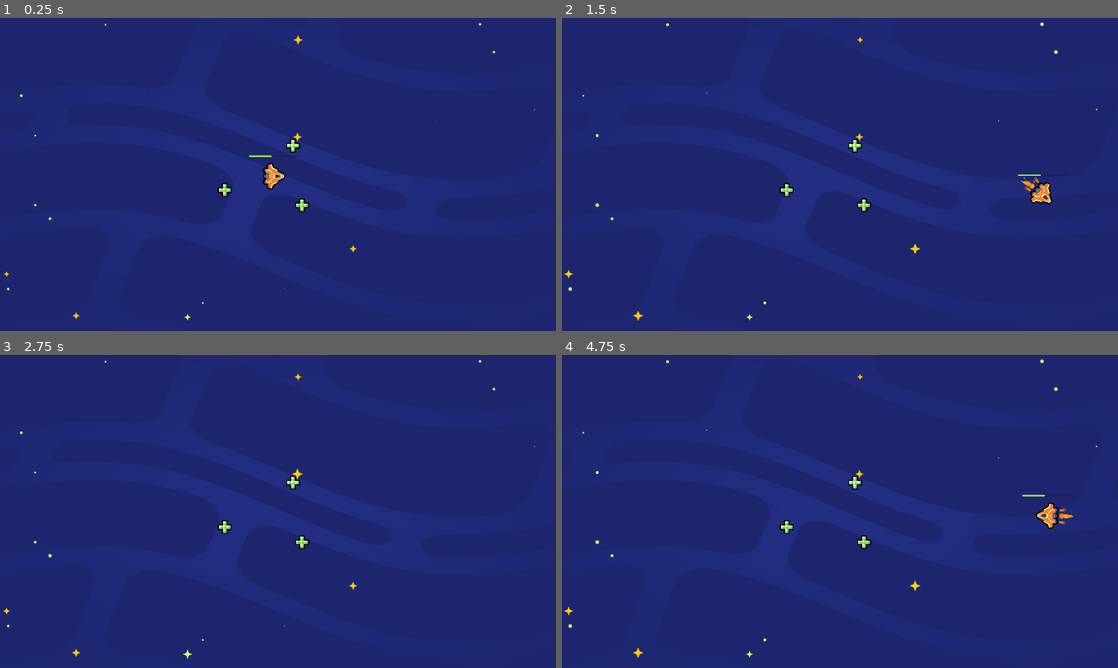
Above: before the commit, frames 1-4 (two rows, left to right).
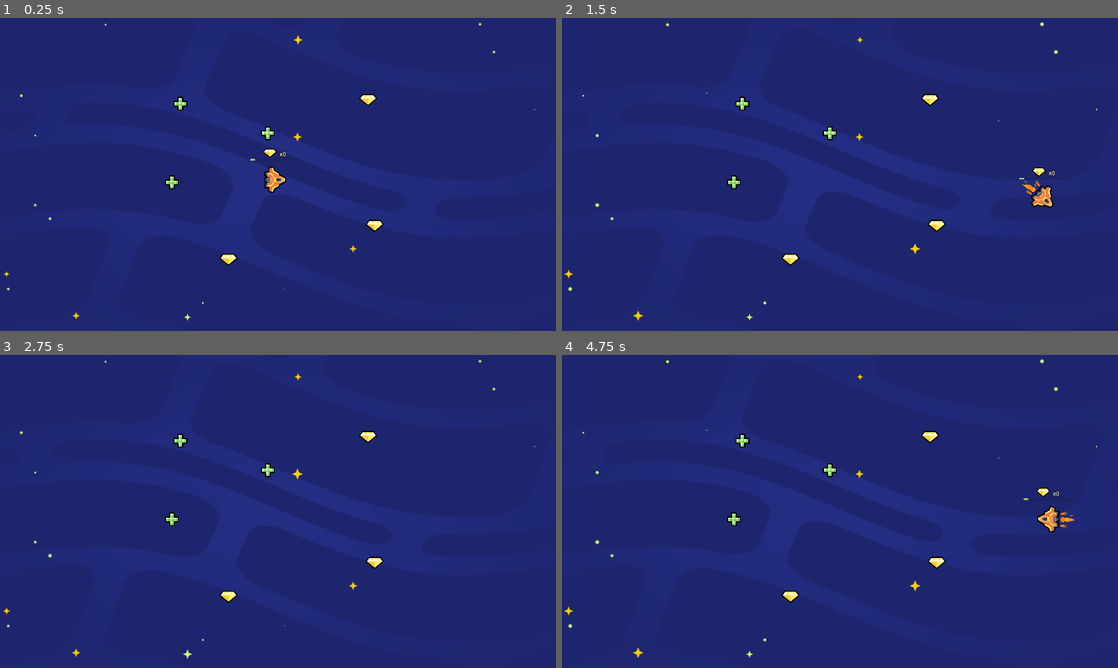
Above: after the commit, the same moments.

Repository: BombyDee/2d-GameDev-Course
Game: Godot game, scene res://lessons/space_level.tscn
The game is run twice, just before and just after one commit, with the same random seed, the same clock (stepped at 60 frames per second) and the same inputs.
Inputs:
- Up to frame 1 (0.25 s): no input
- Up to frame 2 (1.5 s): hold D (move_right) 0.53-1.28 s; hold S (move_down) from 1.28 s (still down)
- Up to frame 3 (2.75 s): release S (move_down) at 2.03 s; hold D (move_right) from 2.03 s (still down)
- Up to frame 4 (4.75 s): release D (move_right) at 2.78 s; hold W (move_up) 2.78-3.53 s; tap Enter at 3.5 s; hold A (move_left) from 3.53 s (still down)

The runs differ from the first frame. In frame 1, 1.1% of the frame differs, in the area x 29-69%, y 24-80%; in frame 2, 1.1%; in frame 3, 0.7%; in frame 4, 1.2%, in the area x 29-93%, y 24-80%.

Commit message:
L5. + L6. Code Player Health + Add Collectible Gems

Diff:
--- /dev/null
+++ b/05.loot_it_all_workbook/lessons/gem.tscn
@@ -0,0 +1,16 @@
+[gd_scene load_steps=4 format=3 uid="uid://c4kosqfu0erer"]
+
+[ext_resource type="Script" path="res://lessons/item.gd" id="1_umqqd"]
+[ext_resource type="Texture2D" uid="uid://d0bh8am2qd005" path="res://assets/gem_icon.png" id="2_77kae"]
+
+[sub_resource type="CircleShape2D" id="CircleShape2D_50acl"]
+radius = 25.1794
+
+[node name="Gem" type="Area2D" groups=["gem"]]
+script = ExtResource("1_umqqd")
+
+[node name="Sprite2D" type="Sprite2D" parent="."]
+texture = ExtResource("2_77kae")
+
+[node name="CollisionShape2D" type="CollisionShape2D" parent="."]
+shape = SubResource("CircleShape2D_50acl")
--- a/05.loot_it_all_workbook/lessons/health_pack.tscn
+++ b/05.loot_it_all_workbook/lessons/health_pack.tscn
@@ -1,12 +1,12 @@
 [gd_scene load_steps=4 format=3 uid="uid://ddangdjt5h8ok"]
 
-[ext_resource type="Script" path="res://lessons/health_pack.gd" id="1_taxom"]
+[ext_resource type="Script" path="res://lessons/item.gd" id="1_taxom"]
 [ext_resource type="Texture2D" uid="uid://dknpi2mq4dhpa" path="res://assets/health_icon.svg" id="2_1vlmu"]
 
 [sub_resource type="CircleShape2D" id="CircleShape2D_50acl"]
 radius = 25.1794
 
-[node name="HealthPack" type="Area2D"]
+[node name="HealthPack" type="Area2D" groups=["healing_item"]]
 script = ExtResource("1_taxom")
 
 [node name="Sprite2D" type="Sprite2D" parent="."]
--- a/05.loot_it_all_workbook/lessons/ship.gd
+++ b/05.loot_it_all_workbook/lessons/ship.gd
@@ -1,9 +1,16 @@
 extends Area2D
-
 
 var max_speed := 1200.0
 var velocity := Vector2(0, 0)
 var steering_factor := 3.0
+
+var health := 10
+var gem_count := 0
+
+
+func _ready() -> void:
+	area_entered.connect(_on_area_entered)
+	set_health(health)
 
 
 func _process(delta: float) -> void:
@@ -21,3 +28,17 @@
 
 	if velocity.length() > 0.0:
 		get_node("Sprite2D").rotation = velocity.angle()
+
+func set_gem_count(new_gem_count: int) -> void:
+	gem_count = new_gem_count
+	get_node("UI/GemCount").text = "x" + str(gem_count)
+
+func set_health(new_health: int) -> void:
+	health = new_health
+	get_node("UI/HealthBar").value = health
+
+func _on_area_entered(area_that_entered: Area2D) -> void:
+	if area_that_entered.is_in_group("gem"):
+		set_gem_count(gem_count + 1)
+	elif area_that_entered.is_in_group("healing_item"):
+		set_health(health + 10)
--- a/05.loot_it_all_workbook/lessons/ship.tscn
+++ b/05.loot_it_all_workbook/lessons/ship.tscn
@@ -1,8 +1,9 @@
-[gd_scene load_steps=7 format=3 uid="uid://dmv50krf4bo5r"]
+[gd_scene load_steps=9 format=3 uid="uid://dmv50krf4bo5r"]
 
 [ext_resource type="Texture2D" uid="uid://bniyrxn3r2v8h" path="res://assets/ship.png" id="3_pdppw"]
 [ext_resource type="Script" path="res://lessons/ship.gd" id="4_p1sls"]
 [ext_resource type="PackedScene" uid="uid://dgf54k70yiiff" path="res://assets/ship_visual_effects/main_thruster/main_thruster.tscn" id="5_q7c3l"]
+[ext_resource type="Texture2D" uid="uid://d0bh8am2qd005" path="res://assets/gem_icon.png" id="5_rx1fr"]
 [ext_resource type="PackedScene" uid="uid://bklom8bhpxg4h" path="res://assets/ship_visual_effects/side_thruster/side_thruster.tscn" id="6_1updt"]
 
 [sub_resource type="CircleShape2D" id="CircleShape2D_k8i6j"]
@@ -14,6 +15,11 @@
 corner_radius_top_right = 4
 corner_radius_bottom_right = 4
 corner_radius_bottom_left = 4
+
+[sub_resource type="LabelSettings" id="LabelSettings_3okb8"]
+font_size = 20
+outline_size = 8
+outline_color = Color(0, 0, 0, 1)
 
 [node name="Ship" type="Area2D"]
 script = ExtResource("4_p1sls")
@@ -51,3 +57,17 @@
 theme_override_styles/fill = SubResource("StyleBoxFlat_7hrbi")
 value = 46.0
 show_percentage = false
+
+[node name="Sprite2D" type="Sprite2D" parent="UI"]
+position = Vector2(-18, -92)
+scale = Vector2(0.75, 0.75)
+texture = ExtResource("5_rx1fr")
+
+[node name="GemCount" type="Label" parent="UI"]
+layout_mode = 0
+offset_left = 15.0
+offset_top = -103.0
+offset_right = 55.0
+offset_bottom = -80.0
+text = "x0"
+label_settings = SubResource("LabelSettings_3okb8")
--- a/05.loot_it_all_workbook/lessons/space_level.tscn
+++ b/05.loot_it_all_workbook/lessons/space_level.tscn
@@ -1,10 +1,12 @@
-[gd_scene load_steps=4 format=3 uid="uid://btkjymc78ap8d"]
+[gd_scene load_steps=5 format=3 uid="uid://btkjymc78ap8d"]
 
 [ext_resource type="PackedScene" uid="uid://ddangdjt5h8ok" path="res://lessons/health_pack.tscn" id="1_gevxs"]
 [ext_resource type="PackedScene" uid="uid://dmv50krf4bo5r" path="res://lessons/ship.tscn" id="2_2j1u5"]
 [ext_resource type="PackedScene" uid="uid://bxfevggvxo634" path="res://assets/background/space_background.tscn" id="3_e6xy1"]
+[ext_resource type="PackedScene" uid="uid://c4kosqfu0erer" path="res://lessons/gem.tscn" id="4_opjy8"]
 
 [node name="Level" type="Node2D"]
+position = Vector2(4, 12)
 
 [node name="Ship" parent="." instance=ExtResource("2_2j1u5")]
 position = Vector2(946, 546)
@@ -12,10 +14,19 @@
 [node name="SpaceBackground" parent="." instance=ExtResource("3_e6xy1")]
 
 [node name="HealthPack" parent="." instance=ExtResource("1_gevxs")]
-position = Vector2(1012, 441)
+position = Vector2(619, 284)
 
 [node name="HealthPack2" parent="." instance=ExtResource("1_gevxs")]
-position = Vector2(1043, 646)
+position = Vector2(590, 555)
 
 [node name="HealthPack3" parent="." instance=ExtResource("1_gevxs")]
-position = Vector2(776, 594)
+position = Vector2(921, 386)
+
+[node name="Gem" parent="." instance=ExtResource("4_opjy8")]
+position = Vector2(785, 822)
+
+[node name="Gem2" parent="." instance=ExtResource("4_opjy8")]
+position = Vector2(1290, 705)
+
+[node name="Gem3" parent="." instance=ExtResource("4_opjy8")]
+position = Vector2(1267, 271)
--- a/05.loot_it_all_workbook/practices/L5.P1.code_an_energy_pack/code_an_energy_pack.tscn
+++ b/05.loot_it_all_workbook/practices/L5.P1.code_an_energy_pack/code_an_energy_pack.tscn
@@ -1,28 +1,22 @@
-[gd_scene load_steps=5 format=3]
+[gd_scene load_steps=3 format=3 uid="uid://do110c4evphrf"]
 
 [ext_resource type="PackedScene" path="res://practices/L5.P1.code_an_energy_pack/ship_energy_pack.tscn" id="1_jrchu"]
-[ext_resource type="Script" path="res://practices/L5.P1.code_an_energy_pack/ship_energy_pack.gd" id="2_y5mpa"]
 [ext_resource type="PackedScene" path="res://practices/L5.P1.code_an_energy_pack/energy_pack.tscn" id="3_1o63n"]
-[ext_resource type="Script" path="res://practices/L5.P1.code_an_energy_pack/energy_pack.gd" id="4_qplhv"]
 
 [node name="CodeAnEnergyPack" type="Node2D"]
 position = Vector2(960, 540)
 
-[node name="ShipEnergyPack" type="Area2D" parent="." instance=ExtResource("1_jrchu")]
+[node name="ShipEnergyPack" parent="." instance=ExtResource("1_jrchu")]
 position = Vector2(-556, 0)
-script = ExtResource("2_y5mpa")
 
-[node name="EnergyPack" type="Area2D" parent="." instance=ExtResource("3_1o63n")]
+[node name="EnergyPack" parent="." instance=ExtResource("3_1o63n")]
 position = Vector2(-221, -1)
-script = ExtResource("4_qplhv")
 
-[node name="EnergyPack2" type="Area2D" parent="." instance=ExtResource("3_1o63n")]
+[node name="EnergyPack2" parent="." instance=ExtResource("3_1o63n")]
 position = Vector2(2, -1)
-script = ExtResource("4_qplhv")
 
-[node name="EnergyPack3" type="Area2D" parent="." instance=ExtResource("3_1o63n")]
+[node name="EnergyPack3" parent="." instance=ExtResource("3_1o63n")]
 position = Vector2(197, -1)
-script = ExtResource("4_qplhv")
 
 [node name="ExtraVisuals" type="Node" parent="."]
 
--- a/05.loot_it_all_workbook/practices/L5.P1.code_an_energy_pack/ship_energy_pack.gd
+++ b/05.loot_it_all_workbook/practices/L5.P1.code_an_energy_pack/ship_energy_pack.gd
@@ -8,6 +8,11 @@
 
 
 func _ready() -> void:
+	area_entered.connect(_on_area_entered)
+	set_energy(0)
+
+func set_energy(new_energy: int) -> void:
+	energy = new_energy
 	get_node("UI/EnergyBar").value = energy
 
 
@@ -24,4 +29,4 @@
 
 
 func _on_area_entered(area: Area2D) -> void:
-	pass
+	set_energy(energy + 20)
--- a/05.loot_it_all_workbook/practices/L6.P1.create_coins/coin.tscn
+++ b/05.loot_it_all_workbook/practices/L6.P1.create_coins/coin.tscn
@@ -1,3 +1,16 @@
-[gd_scene format=3]
+[gd_scene load_steps=4 format=3 uid="uid://bk4a7mn7ur8cg"]
+
+[ext_resource type="Script" path="res://practices/L6.P1.create_coins/coin.gd" id="1_hnwhp"]
+[ext_resource type="Texture2D" uid="uid://b5n8ybmtouhk0" path="res://assets/practice_assets/coin.png" id="1_yw6ui"]
+
+[sub_resource type="CircleShape2D" id="CircleShape2D_84fec"]
+radius = 56.3205
 
 [node name="Coin" type="Area2D"]
+script = ExtResource("1_hnwhp")
+
+[node name="Sprite2D" type="Sprite2D" parent="."]
+texture = ExtResource("1_yw6ui")
+
+[node name="CollisionShape2D" type="CollisionShape2D" parent="."]
+shape = SubResource("CircleShape2D_84fec")
--- a/05.loot_it_all_workbook/practices/L6.P1.create_coins/create_coins.tscn
+++ b/05.loot_it_all_workbook/practices/L6.P1.create_coins/create_coins.tscn
@@ -1,13 +1,14 @@
-[gd_scene load_steps=3 format=3]
+[gd_scene load_steps=4 format=3 uid="uid://dane6afw5ihab"]
 
-[ext_resource type="PackedScene" path="res://practices/L6.P1.create_coins/ship_create_coins.tscn" id="1_x2knq"]
-[ext_resource type="Script" path="res://practices/L6.P1.create_coins/ship_create_coins.gd" id="2_ytyj5"]
+[ext_resource type="PackedScene" uid="uid://gttgp1gxtdwr" path="res://addons/gdquest_practice_framework/practice_solutions/L6.P1.create_coins/ship_create_coins.tscn" id="1_dp5ku"]
+[ext_resource type="Script" path="res://practices/L6.P1.create_coins/ship_create_coins.gd" id="2_saj1h"]
+[ext_resource type="PackedScene" uid="uid://bk4a7mn7ur8cg" path="res://practices/L6.P1.create_coins/coin.tscn" id="3_buqkk"]
 
 [node name="CreateCoins" type="Node2D"]
 
-[node name="Ship" type="Area2D" parent="." instance=ExtResource("1_x2knq")]
+[node name="Ship" parent="." instance=ExtResource("1_dp5ku")]
 position = Vector2(973, 541)
-script = ExtResource("2_ytyj5")
+script = ExtResource("2_saj1h")
 
 [node name="ExtraVisuals" type="Node" parent="."]
 
@@ -25,3 +26,15 @@
 grow_horizontal = 2
 grow_vertical = 2
 color = Color(0.219608, 0.317647, 0.776471, 1)
+
+[node name="Coin" parent="." instance=ExtResource("3_buqkk")]
+position = Vector2(453, 324)
+
+[node name="Coin2" parent="." instance=ExtResource("3_buqkk")]
+position = Vector2(605, 695)
+
+[node name="Coin3" parent="." instance=ExtResource("3_buqkk")]
+position = Vector2(1324, 246)
+
+[node name="Coin4" parent="." instance=ExtResource("3_buqkk")]
+position = Vector2(1208, 793)
--- a/05.loot_it_all_workbook/practices/L6.P1.create_coins/ship_create_coins.tscn
+++ b/05.loot_it_all_workbook/practices/L6.P1.create_coins/ship_create_coins.tscn
@@ -1,9 +1,9 @@
-[gd_scene load_steps=10 format=3]
+[gd_scene load_steps=10 format=3 uid="uid://cyd6e7wxblxnm"]
 
-[ext_resource type="Script" path="res://practices/L6.P1.create_coins/ship_create_coins.gd" id="1_gkcxq"]
-[ext_resource type="Texture2D" path="res://assets/practice_assets/ellipse_white.png" id="2_bwehp"]
-[ext_resource type="Texture2D" path="res://assets/practice_assets/shape_ship.png" id="3_uipmn"]
-[ext_resource type="Texture2D" path="res://assets/practice_assets/coin.png" id="4_eh7qw"]
+[ext_resource type="Script" path="res://practices/L6.P1.create_coins/ship_create_coins.gd" id="1_yfu05"]
+[ext_resource type="Texture2D" uid="uid://bkueifls7csiy" path="res://assets/practice_assets/ellipse_white.png" id="2_vbjjx"]
+[ext_resource type="Texture2D" uid="uid://d1xp2mgpkkc42" path="res://assets/practice_assets/shape_ship.png" id="3_32bu4"]
+[ext_resource type="Texture2D" uid="uid://b5n8ybmtouhk0" path="res://assets/practice_assets/coin.png" id="4_eqv4m"]
 
 [sub_resource type="Curve" id="Curve_f7g5y"]
 _data = [Vector2(0, 0.663194), 0.0, 0.0, 0, 0, Vector2(1, 0), -0.0319997, 0.0, 0, 0]
@@ -27,21 +27,21 @@
 outline_color = Color(0, 0, 0, 1)
 
 [node name="Ship" type="Area2D"]
-script = ExtResource("1_gkcxq")
+script = ExtResource("1_yfu05")
 
 [node name="GPUParticles2D" type="GPUParticles2D" parent="."]
 modulate = Color(0.584314, 0.380392, 0.933333, 1)
 show_behind_parent = true
 z_index = -2
 process_material = SubResource("ParticleProcessMaterial_8umco")
-texture = ExtResource("2_bwehp")
+texture = ExtResource("2_vbjjx")
 visibility_rect = Rect2(-4000, -4000, 4000, 4000)
 
 [node name="CollisionShape2D" type="CollisionShape2D" parent="."]
 shape = SubResource("CircleShape2D_cwkdh")
 
 [node name="Sprite2D" type="Sprite2D" parent="."]
-texture = ExtResource("3_uipmn")
+texture = ExtResource("3_32bu4")
 
 [node name="UI" type="Control" parent="."]
 layout_mode = 3
@@ -52,7 +52,7 @@
 [node name="Sprite2D" type="Sprite2D" parent="UI"]
 position = Vector2(-39, -92)
 scale = Vector2(0.382609, 0.382609)
-texture = ExtResource("4_eh7qw")
+texture = ExtResource("4_eqv4m")
 
 [node name="CoinsCount" type="Label" parent="UI"]
 layout_mode = 0
--- a/05.loot_it_all_workbook/practices/L6.P2.coins_and_energy_packs/coin.tscn
+++ b/05.loot_it_all_workbook/practices/L6.P2.coins_and_energy_packs/coin.tscn
@@ -1,12 +1,12 @@
-[gd_scene load_steps=4 format=3]
+[gd_scene load_steps=4 format=3 uid="uid://r4jqbnehxo04"]
 
 [ext_resource type="Script" path="res://practices/L6.P2.coins_and_energy_packs/collectible.gd" id="1_sd3rg"]
-[ext_resource type="Texture2D" path="res://assets/practice_assets/coin.png" id="2_1qvoi"]
+[ext_resource type="Texture2D" uid="uid://b5n8ybmtouhk0" path="res://assets/practice_assets/coin.png" id="2_1qvoi"]
 
 [sub_resource type="CircleShape2D" id="CircleShape2D_8or2y"]
 radius = 57.1402
 
-[node name="Coin" type="Area2D"]
+[node name="Coin" type="Area2D" groups=["coin"]]
 script = ExtResource("1_sd3rg")
 
 [node name="Sprite2D" type="Sprite2D" parent="."]
--- a/05.loot_it_all_workbook/practices/L6.P2.coins_and_energy_packs/coins_and_energy_packs.tscn
+++ b/05.loot_it_all_workbook/practices/L6.P2.coins_and_energy_packs/coins_and_energy_packs.tscn
@@ -1,40 +1,31 @@
-[gd_scene load_steps=6 format=3]
+[gd_scene load_steps=4 format=3 uid="uid://dlmb6x8g68dub"]
 
 [ext_resource type="PackedScene" path="res://practices/L6.P2.coins_and_energy_packs/ship_coins_and_energy_packs.tscn" id="1_l7py2"]
-[ext_resource type="Script" path="res://practices/L6.P2.coins_and_energy_packs/ship_coins_and_energy_packs.gd" id="2_mt54v"]
-[ext_resource type="PackedScene" path="res://practices/L6.P2.coins_and_energy_packs/coin.tscn" id="3_v6eww"]
-[ext_resource type="Script" path="res://practices/L6.P2.coins_and_energy_packs/collectible.gd" id="4_ynkwx"]
-[ext_resource type="PackedScene" path="res://practices/L6.P2.coins_and_energy_packs/energy_pack.tscn" id="5_4aryi"]
+[ext_resource type="PackedScene" uid="uid://r4jqbnehxo04" path="res://practices/L6.P2.coins_and_energy_packs/coin.tscn" id="3_v6eww"]
+[ext_resource type="PackedScene" uid="uid://cxu02gi5i5fgx" path="res://practices/L6.P2.coins_and_energy_packs/energy_pack.tscn" id="5_4aryi"]
 
 [node name="CoinsAndEnergyPacks" type="Node2D"]
 
-[node name="Ship" type="Area2D" parent="." instance=ExtResource("1_l7py2")]
+[node name="Ship" parent="." instance=ExtResource("1_l7py2")]
 position = Vector2(962, 534)
-script = ExtResource("2_mt54v")
 
-[node name="Coin" type="Area2D" parent="." instance=ExtResource("3_v6eww")]
+[node name="Coin" parent="." instance=ExtResource("3_v6eww")]
 position = Vector2(544, 336)
-script = ExtResource("4_ynkwx")
 
-[node name="EnergyPack" type="Area2D" parent="." instance=ExtResource("5_4aryi")]
+[node name="EnergyPack" parent="." instance=ExtResource("5_4aryi")]
 position = Vector2(564, 707)
-script = ExtResource("4_ynkwx")
 
-[node name="Coin2" type="Area2D" parent="." instance=ExtResource("3_v6eww")]
+[node name="Coin2" parent="." instance=ExtResource("3_v6eww")]
 position = Vector2(971, 862)
-script = ExtResource("4_ynkwx")
 
-[node name="EnergyPack2" type="Area2D" parent="." instance=ExtResource("5_4aryi")]
+[node name="EnergyPack2" parent="." instance=ExtResource("5_4aryi")]
 position = Vector2(1337, 631)
-script = ExtResource("4_ynkwx")
 
-[node name="Coin3" type="Area2D" parent="." instance=ExtResource("3_v6eww")]
+[node name="Coin3" parent="." instance=ExtResource("3_v6eww")]
 position = Vector2(1337, 284)
-script = ExtResource("4_ynkwx")
 
-[node name="EnergyPack3" type="Area2D" parent="." instance=ExtResource("5_4aryi")]
+[node name="EnergyPack3" parent="." instance=ExtResource("5_4aryi")]
 position = Vector2(925, 168)
-script = ExtResource("4_ynkwx")
 
 [node name="ExtraVisuals" type="Node" parent="."]
 
--- a/05.loot_it_all_workbook/practices/L6.P2.coins_and_energy_packs/energy_pack.tscn
+++ b/05.loot_it_all_workbook/practices/L6.P2.coins_and_energy_packs/energy_pack.tscn
@@ -1,12 +1,12 @@
-[gd_scene load_steps=4 format=3]
+[gd_scene load_steps=4 format=3 uid="uid://cxu02gi5i5fgx"]
 
 [ext_resource type="Script" path="res://practices/L6.P2.coins_and_energy_packs/collectible.gd" id="1_xx3ac"]
-[ext_resource type="Texture2D" path="res://assets/practice_assets/energy_pack.png" id="2_rcrnv"]
+[ext_resource type="Texture2D" uid="uid://bdkl4qmqe0suw" path="res://assets/practice_assets/energy_pack.png" id="2_rcrnv"]
 
 [sub_resource type="CircleShape2D" id="CircleShape2D_gmkso"]
 radius = 57.1402
 
-[node name="EnergyPack" type="Area2D"]
+[node name="EnergyPack" type="Area2D" groups=["energy"]]
 script = ExtResource("1_xx3ac")
 
 [node name="Sprite2D" type="Sprite2D" parent="."]
--- a/05.loot_it_all_workbook/practices/L6.P2.coins_and_energy_packs/ship_coins_and_energy_packs.gd
+++ b/05.loot_it_all_workbook/practices/L6.P2.coins_and_energy_packs/ship_coins_and_energy_packs.gd
@@ -34,7 +34,16 @@
 		set_process(false)
 		target_reached.emit()
 
+func set_coin_amount(new_coin: int) -> void:
+	coins = new_coin
+	get_node("UI/CoinsCount").text = "x" + str(coins)
+
+func set_energy_amount(new_energy: int) -> void:
+	energy = new_energy
+	get_node("UI/EnergyBar").value = energy
 
 func _on_area_entered(area_that_entered: Area2D) -> void:
-	energy += 20.0
-	get_node("UI/EnergyBar").value = energy
+	if area_that_entered.is_in_group("energy"):
+		set_energy_amount(energy + 20)
+	elif area_that_entered.is_in_group("coin"):
+		set_coin_amount(coins + 1)
Not shown, changed: 05.loot_it_all_workbook/addons/gdquest_practice_framework/practice_solutions/L6.P1.create_coins/coin.tscn
Renamed: 05.loot_it_all_workbook/lessons/health_pack.gd -> 05.loot_it_all_workbook/lessons/item.gd
